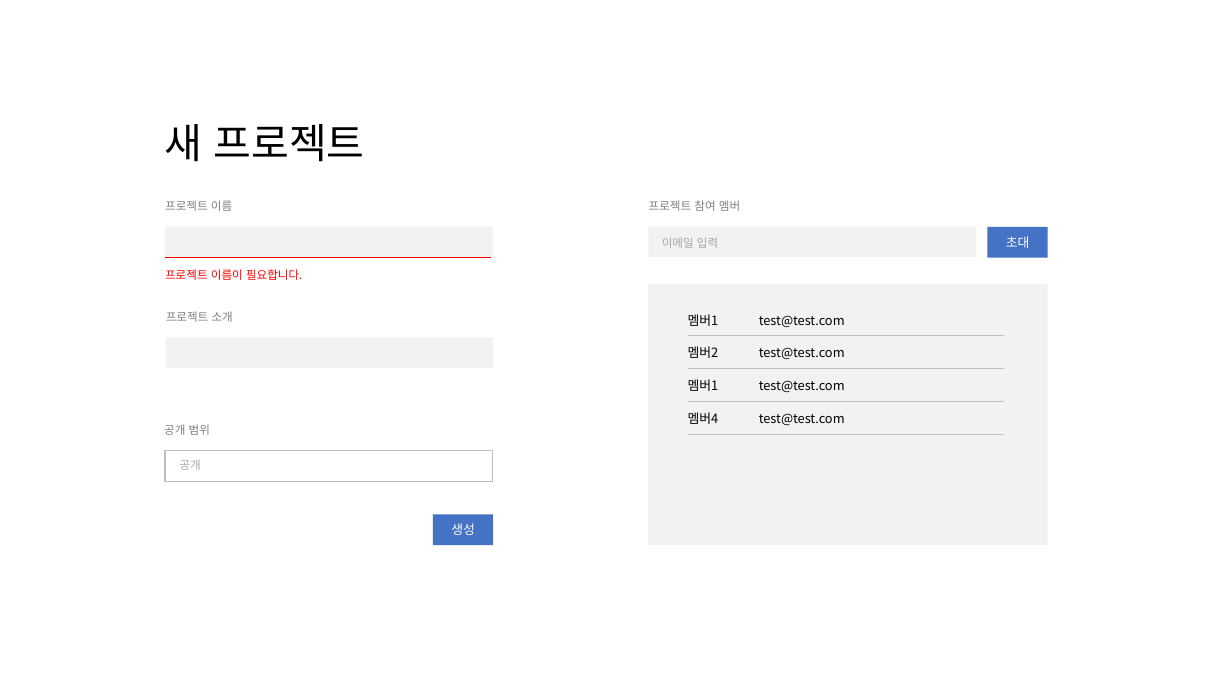
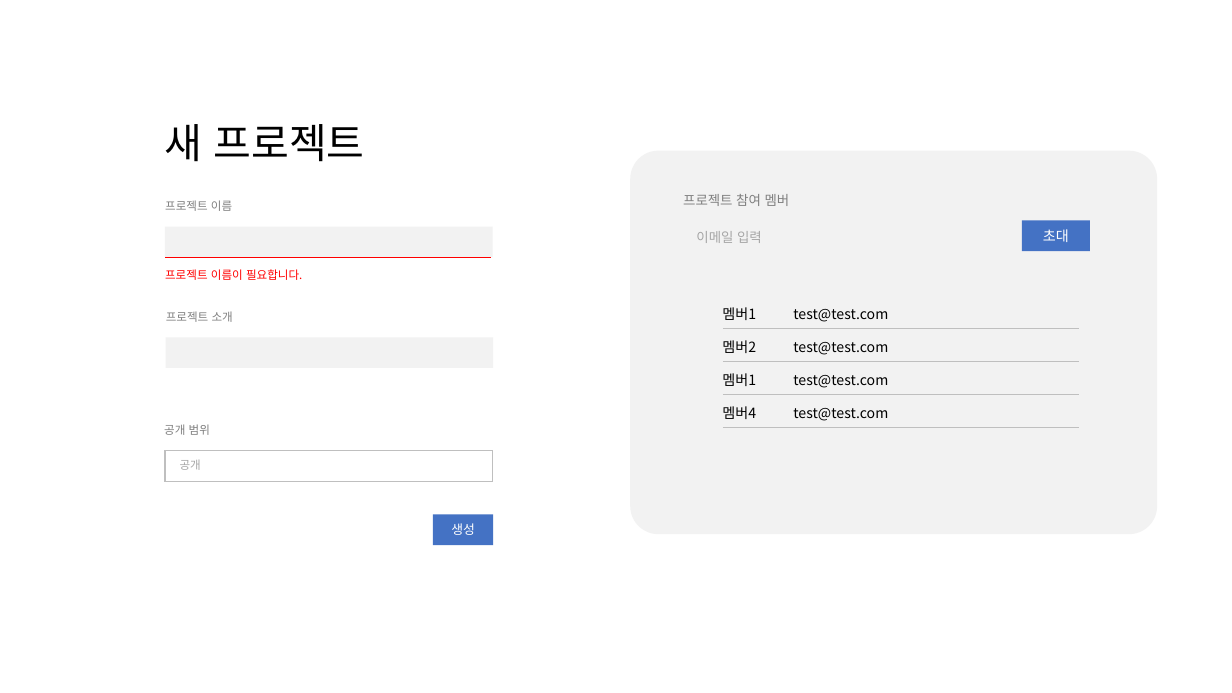
Before and after one commit to ShinHyeonSeong/Final, a slide deck: slide 2 of 기획 UI/UI/UI.pptx. Drawn at 1232x693 pixels with LibreOffice and Linux fonts; fonts in the diff are those of the drawing; background and template pictures are left out. Boxes give left, top, right and bottom in pixels: in the first picture for what was removed or moved away, otherwise in the second. Text is boxed around its words. In the diff, an @@ line names an element or a change of style, - is before the commit and + after.

```diff
--- a/기획 UI/UI/UI.pptx
+++ b/기획 UI/UI/UI.pptx
@@ rounded rectangle added at (x1=630, y1=151, x2=1157, y2=534), fill #F2F2F2 @@
@@ text "프로젝트 참여 멤버" at (x1=683, y1=194, x2=790, y2=206): size 9 to 10.5 pt @@
@@ text "프로젝트 참여 멤버" moved from (x1=649, y1=200, x2=740, y2=211) to (x1=683, y1=194, x2=790, y2=206) @@
@@ rectangle resized from (x1=649, y1=226, x2=977, y2=257) to (x1=683, y1=220, x2=1053, y2=250) @@
@@ text "이메일 입력" moved from (x1=662, y1=238, x2=718, y2=248) to (x1=696, y1=231, x2=762, y2=243) @@
@@ text "이메일 입력" at (x1=696, y1=231, x2=762, y2=243): size 9 to 10.5 pt @@
@@ rectangle "초대" resized from (x1=988, y1=227, x2=1048, y2=258) to (x1=1022, y1=220, x2=1091, y2=250) @@
@@ rectangle resized from (x1=649, y1=284, x2=1048, y2=545) to (x1=676, y1=262, x2=1126, y2=523) @@
@@ text "멤버1" moved from (x1=688, y1=314, x2=719, y2=326) to (x1=722, y1=307, x2=756, y2=320) @@
@@ line moved from (689, 335) - (1005, 335) to (723, 329) - (1080, 329) @@
@@ text "test@test.com" moved from (x1=759, y1=315, x2=845, y2=327) to (x1=793, y1=309, x2=888, y2=322) @@
@@ text "멤버2" moved from (x1=688, y1=346, x2=719, y2=358) to (x1=722, y1=340, x2=756, y2=353) @@
@@ text "test@test.com" moved from (x1=759, y1=347, x2=845, y2=359) to (x1=793, y1=342, x2=888, y2=355) @@
@@ text "멤버1" moved from (x1=688, y1=379, x2=719, y2=391) to (x1=722, y1=373, x2=756, y2=386) @@
@@ line moved from (689, 368) - (1005, 368) to (723, 361) - (1080, 361) @@
@@ text "test@test.com" moved from (x1=759, y1=380, x2=845, y2=392) to (x1=793, y1=375, x2=888, y2=388) @@
@@ text "멤버4" moved from (x1=688, y1=412, x2=719, y2=424) to (x1=722, y1=406, x2=756, y2=419) @@
@@ line moved from (689, 401) - (1005, 401) to (723, 395) - (1080, 395) @@
@@ size 10 to 11 pt in 9 elements at (x1=1022, y1=220, x2=1091, y2=250), (x1=722, y1=373, x2=756, y2=386), (x1=722, y1=307, x2=756, y2=320), (x1=722, y1=340, x2=756, y2=353), (x1=722, y1=406, x2=756, y2=419), (x1=793, y1=309, x2=888, y2=322), (x1=793, y1=375, x2=888, y2=388), (x1=793, y1=342, x2=888, y2=355), (x1=793, y1=408, x2=888, y2=421) @@
@@ text "test@test.com" moved from (x1=759, y1=413, x2=845, y2=425) to (x1=793, y1=408, x2=888, y2=421) @@
@@ line moved from (689, 434) - (1005, 434) to (723, 428) - (1080, 428) @@
```
Also in this commit, not shown: 6 other slides changed, 7 slides added, 14 other files.
